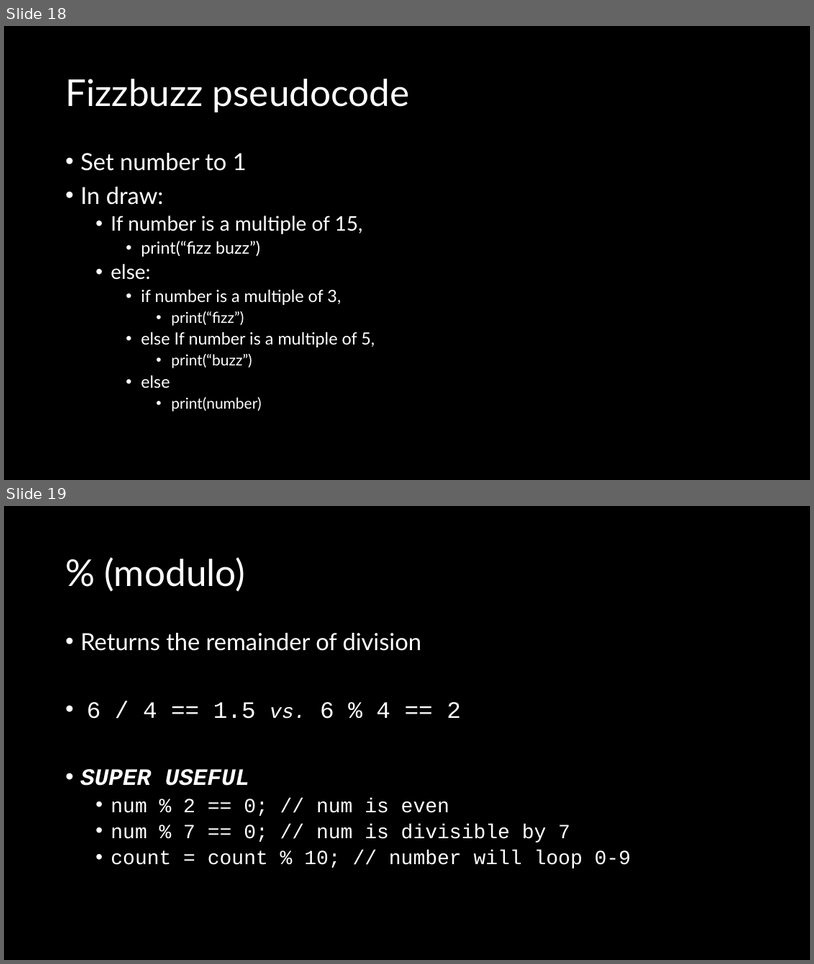
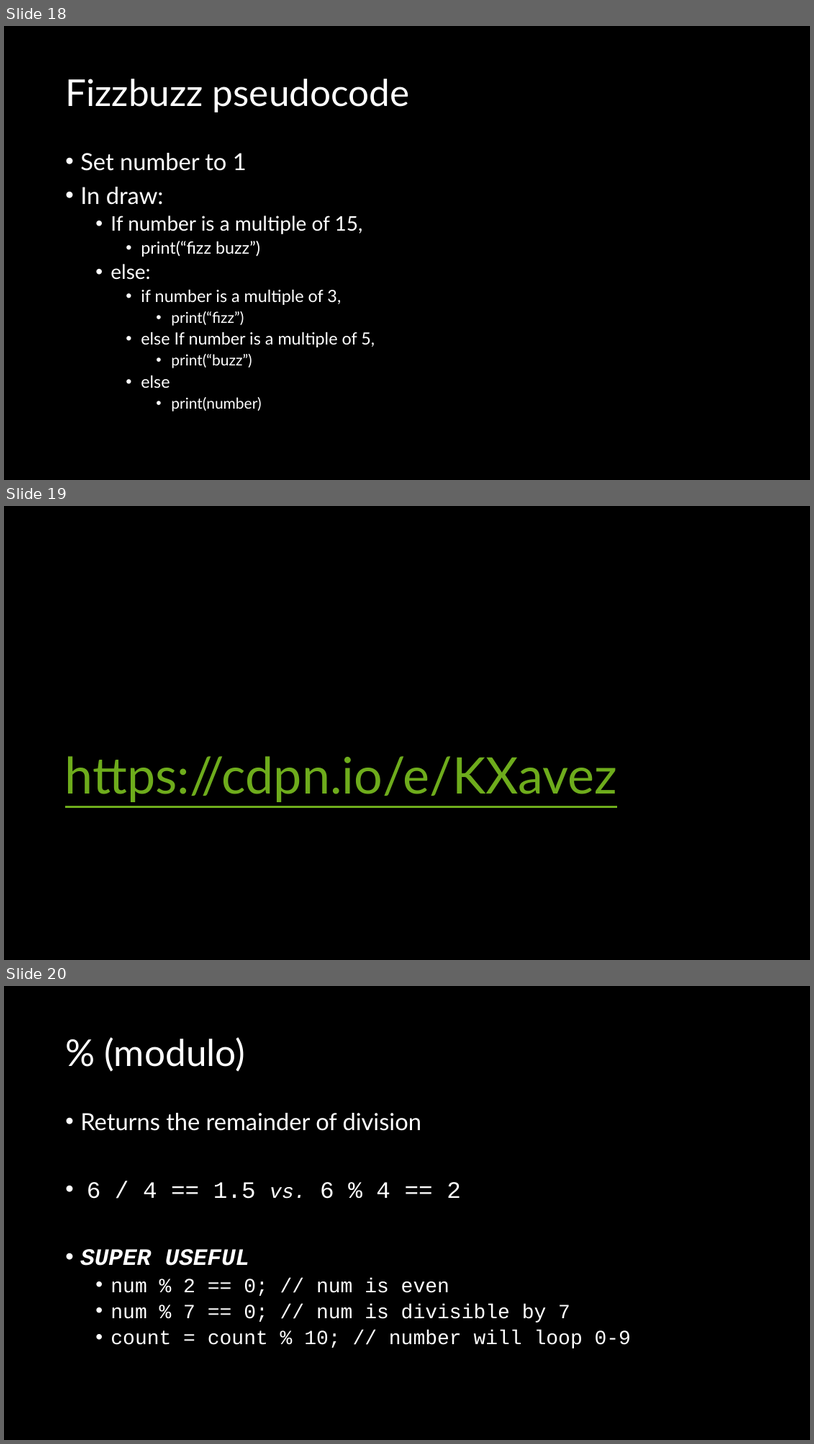
Before and after one commit to crhallberg/IMM120, a slide deck: Presentations/Class 04 – Sept 25.pptx. Shown one above the other, each under a label of ours: slides 18 and 19 before the commit, slides 18, 19 and 20 after it. The pictures are 814x964 and 814x1444 pixels, drawn with LibreOffice and Linux fonts; fonts in the diff are those of the drawing. Boxes give left, top, right and bottom in pixels: in the first picture for what was removed or moved away, otherwise in the second. Text is boxed around its words. In the diff, an @@ line names an element or a change of style, - is before the commit and + after.

```diff
--- a/Presentations/Class 04 – Sept 25.pptx
+++ b/Presentations/Class 04 – Sept 25.pptx
@@ slide 19 added at <box>4,506,810,960</box>, background #000000 @@
@@ title added at <box>65,756,617,802</box>, 60 pt, text #6EAC1C, underline @@
+https://cdpn.io/e/KXavez
@@ what was slide 19 is now slide 20 @@
```
Also in this commit, not shown: 4 slides changed, 1 other slide added, 8 other files.
